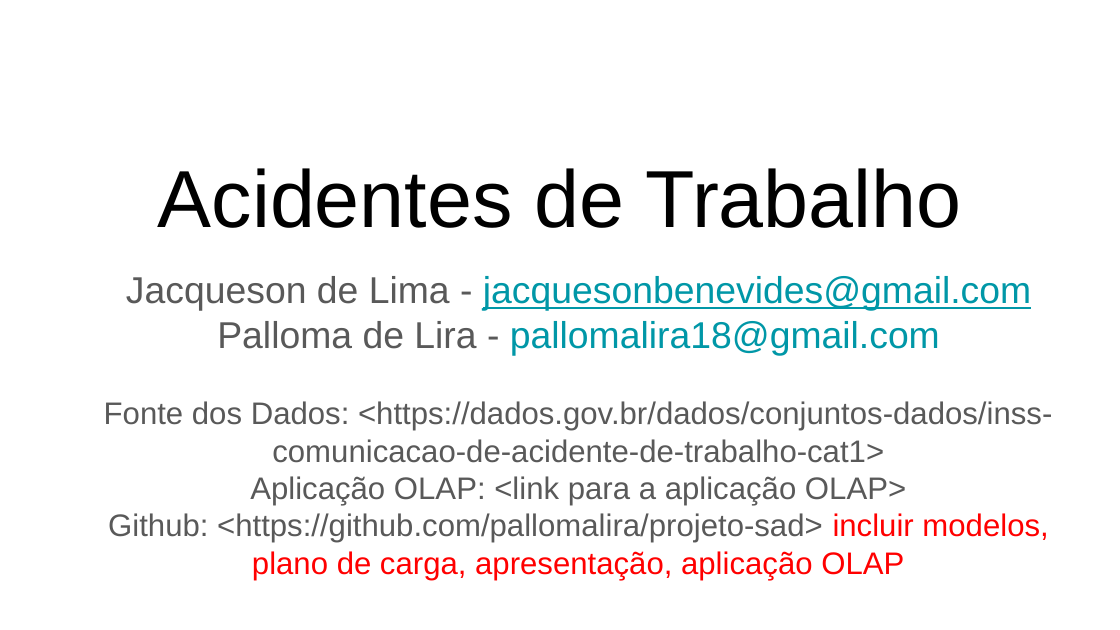
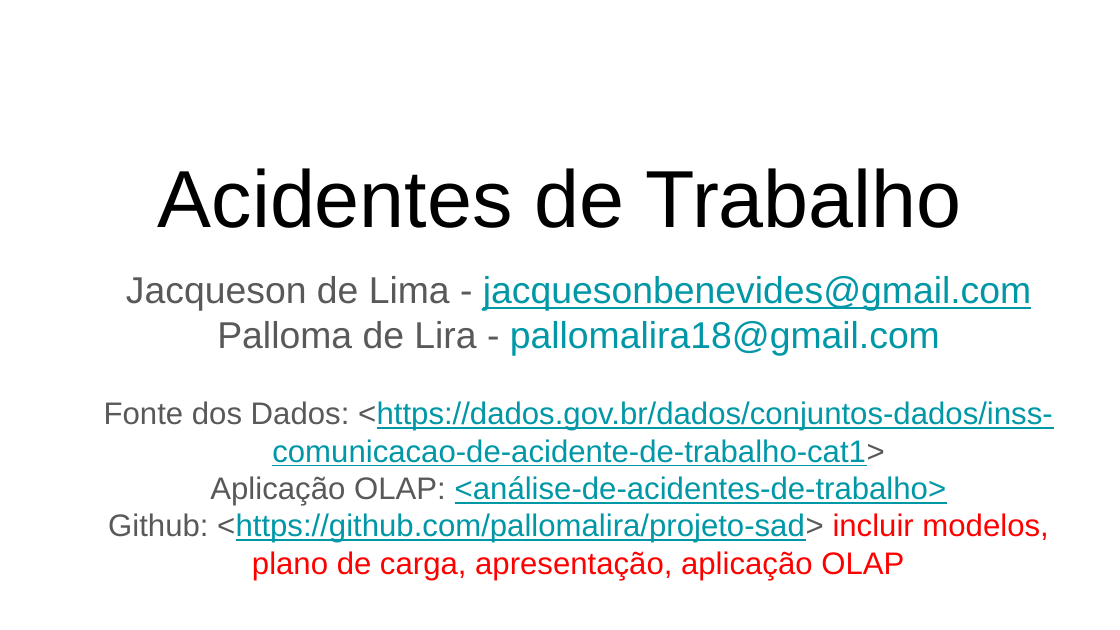
Before and after one commit to pallomalira/projeto-sad, a slide deck: slide 1 of Projeto_SAD.pptx. Drawn at 1120x630 pixels with LibreOffice and Linux fonts; fonts in the diff are those of the drawing. Boxes give left, top, right and bottom in pixels: in the first picture for what was removed or moved away, otherwise in the second. Text is boxed around its words. In the diff, an @@ line names an element or a change of style, - is before the commit and + after.

```diff
--- a/Projeto_SAD.pptx
+++ b/Projeto_SAD.pptx
@@ subtitle at (x1=104, y1=401, x2=1053, y2=580): text colour #595959 to #0097A7, underline on in "<https://dados.gov.br/dados/conjuntos-dados/inss-comunicacao ...", "<https://github.com/pallomalira/projeto-sad>" @@
@@ subtitle at (x1=210, y1=476, x2=946, y2=505): text changed; text colour #595959 to #0097A7 @@
-Aplicação OLAP: <link para a aplicação OLAP>
+Aplicação OLAP: <análise-de-acidentes-de-trabalho>
```
Also in this commit, not shown: 6 other slides changed, 7 other files.
